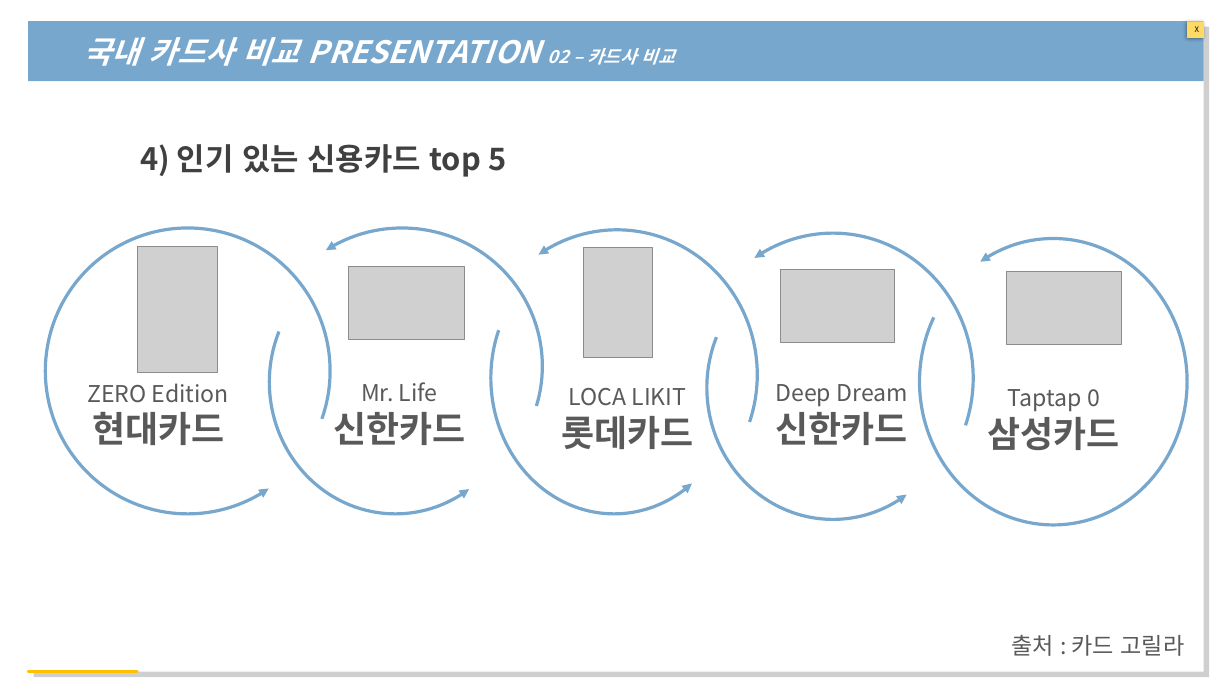
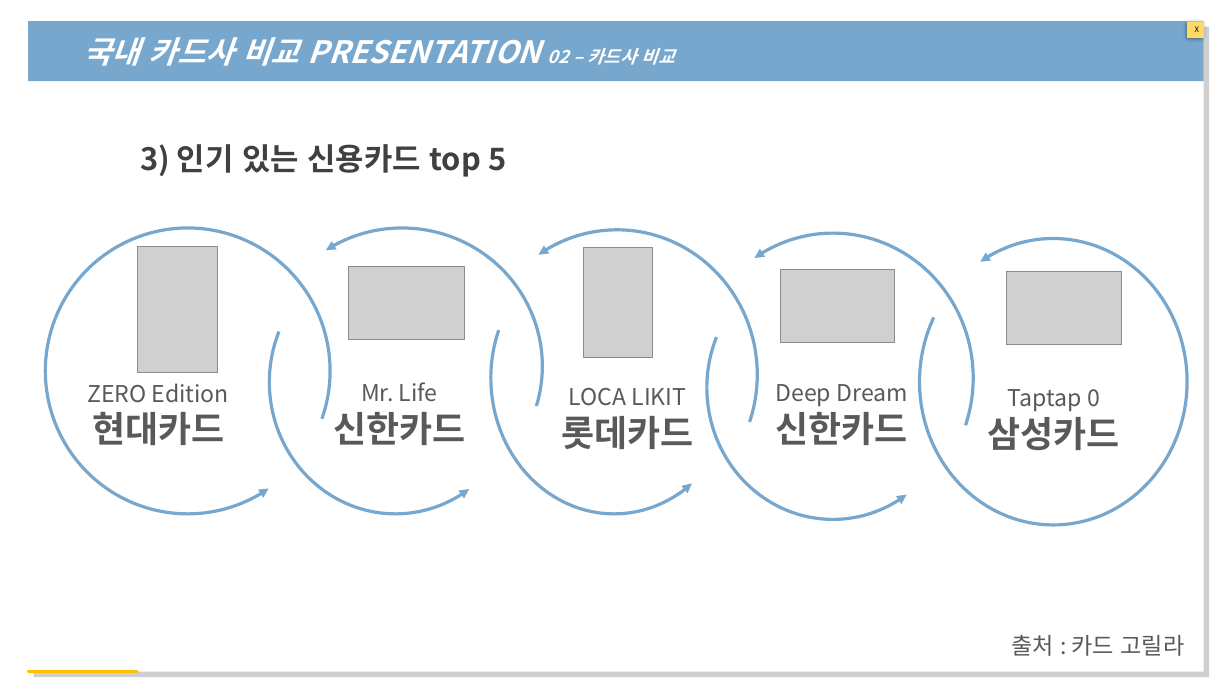
Before and after one commit to yeonji0-0/-22-01-24-, a slide deck: slide 12 of 개인 EDA 프레젠테이션.pptx (slide 7 before the commit). Drawn at 1232x693 pixels with LibreOffice and Linux fonts; fonts in the diff are those of the drawing; grey boxes stand for pictures. Boxes give left, top, right and bottom in pixels: in the first picture for what was removed or moved away, otherwise in the second. Text is boxed around its words. In the diff, an @@ line names an element or a change of style, - is before the commit and + after.

```diff
--- a/개인 EDA 프레젠테이션.pptx
+++ b/개인 EDA 프레젠테이션.pptx
@@ text at (140, 144, 506, 177): text changed @@
-4) 인기 있는 신용카드 top 5
+3) 인기 있는 신용카드 top 5
```
Also in this commit, not shown: 4 other slides changed, 7 slides added, 1 slide removed, 7 other files.
